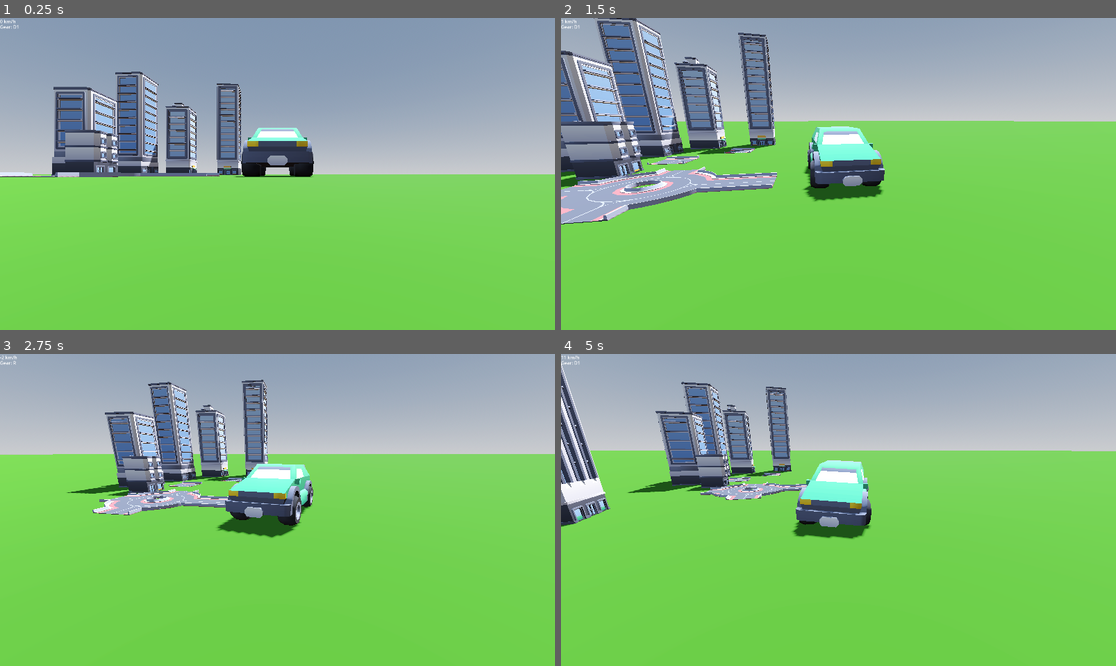
Above: before the commit, frames 1-4 (two rows, left to right).
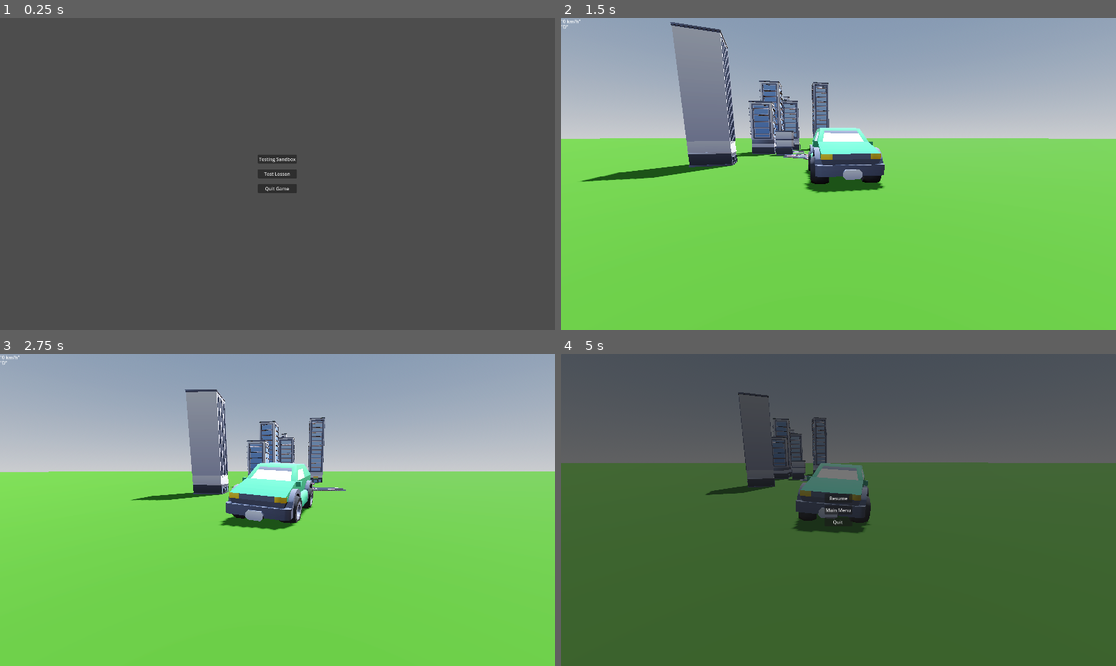
Above: after the commit, the same moments.

Repository: SaltyCookiez/DrivingSimEE
Game: Godot game, scene res://Main/Main.tscn
Same seed, same stepped clock (60 frames per second), same inputs: the game is played once before the commit and once after it. Before the commit the project starts from res://world.tscn.
Inputs (mouse positions are in pixels of both pictures, inside the frame that each line leads up to):
- Up to frame 1 (0.25 s): no input
- Up to frame 2 (1.5 s): click (838, 158) at 0.5 s, where only the run after the commit has a clickable "Testing Sandbox"; move the mouse to (866, 174) at 1.27 s; hold D (Right) from 1.28 s (still down); hold W (Gas) from 1.28 s (still down)
- Up to frame 3 (2.75 s): move the mouse to (249, 510) at 2.02 s; release D (Right) at 2.03 s; release W (Gas) at 2.03 s; hold S (Brake) from 2.03 s (still down); tap W (Gas) at 2.1 s
- Up to frame 4 (5 s): move the mouse to (849, 503) at 2.77 s; release S (Brake) at 2.78 s; hold W (Gas) 2.78-3.53 s; hold D (Right) 2.78-4.28 s; move the mouse to (832, 516) at 3.52 s; tap W (Gas) at 3.6 s; move the mouse to (877, 513) at 4.27 s; hold A (Left) from 4.28 s (still down); hold W (Gas) from 4.28 s (still down); tap Escape (Pause_game, bound only after the commit) at 4.9 s

The runs differ from the first frame. In frame 1, 99% of the frame differs, in the area x 0-100%, y 0-100%; in frame 2, 23%; in frame 3, 14%; in frame 4, 99%.

Commit message:
Big Update 28.10 - 06.11
Added a persistent Main node that handles Main Menu, Pause Menu, HUDs and Level loading. Made MainMenu work as the starting UI and moved all world loading into LevelContainer instead of changing the whole scene. Now levels like world.tscn load dynamically into the LevelContainer. Added two HUD systems one for MainMenu to select Sandbox, Test Lesson or Quit, and another HUD for in-game with a PauseMenu. The PauseMenu now supports Resume, Quit, and going back to MainMenu. Implemented ESC to toggle pause only when in-game. Fixed cursor behavior, now it is visible in menus and hidden when playing. PauseMenu works while game is paused using process_mode. Cleaned up scene structure so Main scene stays active all the time and worlds don’t replace it. This makes MainMenu, HUD and PauseMenu stay consistent between scene loads. Added scripts for MainMenu, PauseMenu, Main Node.

Diff:
--- a/driving-sim-ee/Car.gd
+++ b/driving-sim-ee/Car.gd
@@ -1,6 +1,6 @@
 extends VehicleBody3D
 
-@onready var hud = get_node("/root/World/HUD")
+var hud = null
 
 # Engine & Transmission
 var gear_ratios = [3.2, 1.9, 1.3, 1.0, 0.85, 0.7]
@@ -35,6 +35,12 @@
 # Helper for camera sync
 @onready var cam_arm = $CamArm
 
+func set_hud(h):
+	hud = h
+	if hud:
+		print("HUD Connected to Car")
+	else:
+		print("HUD still null")
 
 # Anti-roll system
 func _apply_anti_roll_bar():
@@ -62,8 +68,14 @@
 	if $wheel_back_right.is_in_contact():
 		apply_central_force($wheel_back_right.global_transform.basis.y * anti_roll_rear)
 
-
 func _physics_process(delta):
+
+	var speed = linear_velocity.length() * 3.6
+
+	if hud:
+		hud.update_speed(-speed if gear_mode == "R" else speed)
+		hud.update_gear(_get_display_gear())
+
 	# Camera follow
 	cam_arm.position = position
 
@@ -77,7 +89,6 @@
 		_cycle_gear_mode()
 
 	# Vehicle speed in km/h
-	var speed = linear_velocity.length() * 3.6
 	var steering_limit = clamp(1.0 - (speed / 120.0), 0.3, 1.0)
 
 	# Auto-switch to reverse or drive when stopped
@@ -136,19 +147,12 @@
 	# Engine drag
 	_apply_engine_drag(delta)
 
-	# HUD updates (negative speed when reversing)
-	if gear_mode == "R":
-		hud.update_speed(-speed)
-	else:
-		hud.update_speed(speed)
-	hud.update_gear(_get_display_gear())
-
 	# Anti-roll bar
 	_apply_anti_roll_bar()
 
 	# Debug info
-	if debug_enabled:
-		_print_debug(speed)
+	#if debug_enabled:
+		#_print_debug(speed)
 
 
 # Engine and Transmission
@@ -247,11 +251,11 @@
 
 
 # Debugging
-func _print_debug(speed):
-	print("-------------------------------")
-	print("Speed: ", snapped(speed, 0.1), " km/h")
-	print("Gear Mode: ", gear_mode)
-	print("Current Gear: ", current_gear)
-	print("RPM: ", int(current_rpm))
-	print("Torque: ", snapped(engine_torque, 0.1))
-	print("-------------------------------")
+#func _print_debug(speed):
+	#print("-------------------------------")
+	#print("Speed: ", snapped(speed, 0.1), " km/h")
+	#print("Gear Mode: ", gear_mode)
+	#print("Current Gear: ", current_gear)
+	#print("RPM: ", int(current_rpm))
+	#print("Torque: ", snapped(engine_torque, 0.1))
+	#print("-------------------------------")
--- /dev/null
+++ b/driving-sim-ee/Main/HUD.tscn
@@ -0,0 +1,23 @@
+[gd_scene load_steps=4 format=3 uid="uid://bol72dmwhr2by"]
+
+[ext_resource type="Script" uid="uid://dmlbmhlwygd3i" path="res://HUD.gd" id="1_g6jb3"]
+
+[sub_resource type="LabelSettings" id="LabelSettings_fj7yv"]
+
+[sub_resource type="LabelSettings" id="LabelSettings_tlwt5"]
+
+[node name="HUD" type="CanvasLayer"]
+script = ExtResource("1_g6jb3")
+
+[node name="SpeedLabel" type="Label" parent="."]
+offset_right = 40.0
+offset_bottom = 23.0
+text = "\"0 km/h\""
+label_settings = SubResource("LabelSettings_fj7yv")
+
+[node name="GearLabel" type="Label" parent="."]
+offset_top = 19.0
+offset_right = 40.0
+offset_bottom = 42.0
+text = "\"D\""
+label_settings = SubResource("LabelSettings_tlwt5")
--- /dev/null
+++ b/driving-sim-ee/Main/Main.tscn
@@ -0,0 +1,18 @@
+[gd_scene load_steps=5 format=3 uid="uid://bjjsmqg7gvoa7"]
+
+[ext_resource type="Script" uid="uid://cid70trw70ib5" path="res://Main/main.gd" id="1_amygn"]
+[ext_resource type="PackedScene" uid="uid://bol72dmwhr2by" path="res://Main/HUD.tscn" id="1_lxy7q"]
+[ext_resource type="PackedScene" uid="uid://cea3nbd1wcaxy" path="res://Main/main_menu.tscn" id="3_amygn"]
+[ext_resource type="PackedScene" uid="uid://vjksi81aj1ae" path="res://Main/pause_menu.tscn" id="3_ps1la"]
+
+[node name="Main" type="Node"]
+script = ExtResource("1_amygn")
+
+[node name="MainMenu" parent="." instance=ExtResource("3_amygn")]
+
+[node name="PauseMenu" parent="." instance=ExtResource("3_ps1la")]
+visible = false
+
+[node name="HUD" parent="." groups=["HUD"] instance=ExtResource("1_lxy7q")]
+
+[node name="LevelContainer" type="Node3D" parent="."]
--- /dev/null
+++ b/driving-sim-ee/Main/main.gd
@@ -0,0 +1,54 @@
+extends Node
+
+@onready var level_container = $LevelContainer
+@onready var hud = $HUD
+@onready var main_menu = $MainMenu
+@onready var pause_menu = $PauseMenu
+
+var current_level: Node = null
+
+func _ready():
+	print("Main scene loaded")
+	hud.visible = false
+	main_menu.visible = true
+	pause_menu.visible = false
+
+func _process(_delta):
+	if Input.is_action_just_pressed("Pause_game"):
+		_toggle_pause()
+
+func _toggle_pause():
+	if main_menu.visible:
+		return
+
+	if get_tree().paused:
+		get_tree().paused = false
+		pause_menu.hide_menu()
+		hud.visible = true
+		Input.set_mouse_mode(Input.MOUSE_MODE_CAPTURED)
+	else:
+		get_tree().paused = true
+		pause_menu.show_menu()
+		hud.visible = false
+		Input.set_mouse_mode(Input.MOUSE_MODE_VISIBLE)
+
+func load_level(path: String):
+	if current_level:
+		current_level.queue_free()
+
+	var new_scene = load(path).instantiate()
+	level_container.add_child(new_scene)
+
+	hud.visible = true
+	main_menu.visible = false
+	pause_menu.visible = false
+	get_tree().paused = false
+
+func _on_BtnSandbox_pressed():
+	load_level("res://Worlds/world.tscn")
+
+func _on_BtnTestLesson_pressed():
+	load_level("res://Worlds/test_lesson.tscn")
+
+func _on_BtnQuit_pressed():
+	get_tree().quit()
--- /dev/null
+++ b/driving-sim-ee/Main/main_menu.gd
@@ -0,0 +1,15 @@
+extends Control
+
+func _ready():
+	$CenterContainer/VBoxContainer/BtnSandbox.pressed.connect(_on_sandbox_pressed)
+	$CenterContainer/VBoxContainer/BtnTestLesson.pressed.connect(_on_test_lesson_pressed)
+	$CenterContainer/VBoxContainer/BtnQuit.pressed.connect(_on_quit_pressed)
+
+func _on_sandbox_pressed():
+	get_parent().load_level("res://Worlds/world.tscn")
+
+func _on_test_lesson_pressed():
+	get_tree().load_level("res://Worlds/test_lesson.tscn")
+
+func _on_quit_pressed():
+	get_tree().quit()
--- /dev/null
+++ b/driving-sim-ee/Main/main_menu.tscn
@@ -0,0 +1,37 @@
+[gd_scene load_steps=2 format=3 uid="uid://cea3nbd1wcaxy"]
+
+[ext_resource type="Script" uid="uid://de1cvbolnay0j" path="res://Main/main_menu.gd" id="1_fr8op"]
+
+[node name="MainMenu" type="Control"]
+layout_mode = 3
+anchors_preset = 15
+anchor_right = 1.0
+anchor_bottom = 1.0
+grow_horizontal = 2
+grow_vertical = 2
+script = ExtResource("1_fr8op")
+
+[node name="CenterContainer" type="CenterContainer" parent="."]
+layout_mode = 1
+anchors_preset = 15
+anchor_right = 1.0
+anchor_bottom = 1.0
+grow_horizontal = 2
+grow_vertical = 2
+
+[node name="VBoxContainer" type="VBoxContainer" parent="CenterContainer"]
+layout_mode = 2
+theme_override_constants/separation = 20
+alignment = 1
+
+[node name="BtnSandbox" type="Button" parent="CenterContainer/VBoxContainer"]
+layout_mode = 2
+text = "Testing Sandbox"
+
+[node name="BtnTestLesson" type="Button" parent="CenterContainer/VBoxContainer"]
+layout_mode = 2
+text = "Test Lesson"
+
+[node name="BtnQuit" type="Button" parent="CenterContainer/VBoxContainer"]
+layout_mode = 2
+text = "Quit Game"
--- /dev/null
+++ b/driving-sim-ee/Main/pause_menu.gd
@@ -0,0 +1,33 @@
+extends Control
+
+@onready var resume_button = $Panel/VBoxContainer/BtnResume
+@onready var main_menu_button = $Panel/VBoxContainer/BtnMainMenu
+@onready var quit_button = $Panel/VBoxContainer/BtnQuit
+
+func _ready():
+
+	process_mode = Node.PROCESS_MODE_WHEN_PAUSED
+
+	resume_button.pressed.connect(_on_resume_button_pressed)
+	main_menu_button.pressed.connect(_on_main_menu_button_pressed)
+	quit_button.pressed.connect(_on_quit_button_pressed)
+
+func show_menu():
+	self.visible = true
+
+func hide_menu():
+	self.visible = false
+
+func _on_resume_button_pressed():
+	get_tree().paused = false
+	hide_menu()
+	get_parent().get_node("HUD").visible = true
+	Input.set_mouse_mode(Input.MOUSE_MODE_CAPTURED)
+
+func _on_main_menu_button_pressed():
+	get_tree().paused = false
+	Input.set_mouse_mode(Input.MOUSE_MODE_VISIBLE)
+	get_tree().change_scene_to_file("res://Main/main_menu.tscn")
+
+func _on_quit_button_pressed():
+	get_tree().quit()
--- /dev/null
+++ b/driving-sim-ee/Main/pause_menu.tscn
@@ -0,0 +1,47 @@
+[gd_scene load_steps=2 format=3 uid="uid://vjksi81aj1ae"]
+
+[ext_resource type="Script" uid="uid://4hy12ef7stho" path="res://Main/pause_menu.gd" id="1_oyd0v"]
+
+[node name="PauseMenu" type="Control"]
+layout_mode = 3
+anchors_preset = 15
+anchor_right = 1.0
+anchor_bottom = 1.0
+grow_horizontal = 2
+grow_vertical = 2
+script = ExtResource("1_oyd0v")
+
+[node name="Panel" type="Panel" parent="."]
+layout_mode = 1
+anchors_preset = 15
+anchor_right = 1.0
+anchor_bottom = 1.0
+grow_horizontal = 2
+grow_vertical = 2
+
+[node name="VBoxContainer" type="VBoxContainer" parent="Panel"]
+layout_mode = 1
+anchors_preset = 8
+anchor_left = 0.5
+anchor_top = 0.5
+anchor_right = 0.5
+anchor_bottom = 0.5
+offset_left = -48.0
+offset_top = -56.5
+offset_right = 48.0
+offset_bottom = 56.5
+grow_horizontal = 2
+grow_vertical = 2
+theme_override_constants/separation = 10
+
+[node name="BtnResume" type="Button" parent="Panel/VBoxContainer"]
+layout_mode = 2
+text = "Resume"
+
+[node name="BtnMainMenu" type="Button" parent="Panel/VBoxContainer"]
+layout_mode = 2
+text = "Main Menu"
+
+[node name="BtnQuit" type="Button" parent="Panel/VBoxContainer"]
+layout_mode = 2
+text = "Quit "
--- /dev/null
+++ b/driving-sim-ee/Worlds/test_lesson.tscn
@@ -0,0 +1,9 @@
+[gd_scene load_steps=2 format=3 uid="uid://bqjn0q0785ek3"]
+
+[sub_resource type="StandardMaterial3D" id="StandardMaterial3D_ocbuq"]
+
+[node name="TestLesson" type="Node3D"]
+
+[node name="Ground" type="CSGBox3D" parent="."]
+size = Vector3(100, 1, 100)
+material = SubResource("StandardMaterial3D_ocbuq")
--- /dev/null
+++ b/driving-sim-ee/Worlds/world.tscn
@@ -0,0 +1,99 @@
+[gd_scene load_steps=19 format=3 uid="uid://b26f48rah4b5y"]
+
+[ext_resource type="PackedScene" uid="uid://ljmjfekwkjue" path="res://vehicle_body_3d.tscn" id="2_xa4cx"]
+[ext_resource type="PackedScene" uid="uid://b54c2mug3ij56" path="res://Scenes/Buildings/building_a.tscn" id="3_yn4g4"]
+[ext_resource type="PackedScene" uid="uid://bcwn1ho5ogve1" path="res://Scenes/Buildings/building_skyscraper_a.tscn" id="4_i53fm"]
+[ext_resource type="PackedScene" uid="uid://qhtnbpwe0de1" path="res://Scenes/Buildings/building_skyscraper_b.tscn" id="5_5es2h"]
+[ext_resource type="PackedScene" uid="uid://0hxv0ivpdhar" path="res://Scenes/Buildings/building_skyscraper_c.tscn" id="6_uy40c"]
+[ext_resource type="PackedScene" uid="uid://c4nvxrwqugnh5" path="res://Scenes/Buildings/building_skyscraper_d.tscn" id="7_7586k"]
+[ext_resource type="PackedScene" uid="uid://bdp7ogvs4dtkn" path="res://Scenes/Buildings/building_skyscraper_e.tscn" id="8_higm1"]
+[ext_resource type="PackedScene" uid="uid://bqq8jtsp2x4rd" path="res://Scenes/Roads/road_straight_barrier.tscn" id="9_7a8ml"]
+[ext_resource type="PackedScene" uid="uid://crf1ck44yata7" path="res://Scenes/Roads/road_straight.tscn" id="10_hqv4u"]
+[ext_resource type="PackedScene" uid="uid://dsltebha24nb3" path="res://Scenes/Roads/road_roundabout_barrier.tscn" id="11_ofjda"]
+[ext_resource type="PackedScene" uid="uid://dfc3thh3sbv0i" path="res://Scenes/Roads/road_roundabout.tscn" id="12_h604q"]
+[ext_resource type="PackedScene" uid="uid://dfdn727t1lgdv" path="res://Scenes/Roads/road_intersection_path.tscn" id="13_23qnr"]
+[ext_resource type="PackedScene" uid="uid://bkyh74rw7ewl" path="res://Scenes/Roads/road_intersection_line.tscn" id="14_5pjig"]
+[ext_resource type="PackedScene" uid="uid://cu7ga72t4qo1n" path="res://Scenes/Roads/road_intersection_barrier.tscn" id="15_05mhv"]
+
+[sub_resource type="ProceduralSkyMaterial" id="ProceduralSkyMaterial_gv5m4"]
+sky_horizon_color = Color(0.66224277, 0.6717428, 0.6867428, 1)
+ground_horizon_color = Color(0.66224277, 0.6717428, 0.6867428, 1)
+
+[sub_resource type="Sky" id="Sky_f3sb7"]
+sky_material = SubResource("ProceduralSkyMaterial_gv5m4")
+
+[sub_resource type="Environment" id="Environment_fj7yv"]
+background_mode = 2
+sky = SubResource("Sky_f3sb7")
+tonemap_mode = 2
+ssr_enabled = true
+ssao_enabled = true
+ssil_enabled = true
+sdfgi_enabled = true
+glow_enabled = true
+
+[sub_resource type="StandardMaterial3D" id="StandardMaterial3D_tlwt5"]
+albedo_color = Color(0.20554963, 0.43506294, 0.08396856, 1)
+
+[node name="World" type="Node3D"]
+
+[node name="WorldEnvironment" type="WorldEnvironment" parent="."]
+environment = SubResource("Environment_fj7yv")
+
+[node name="DirectionalLight3D" type="DirectionalLight3D" parent="."]
+transform = Transform3D(-0.8660254, -0.43301278, 0.25, 0, 0.49999997, 0.86602545, -0.50000006, 0.75, -0.43301266, 0, 0, 0)
+shadow_enabled = true
+
+[node name="CSGBox3D" type="CSGBox3D" parent="."]
+use_collision = true
+size = Vector3(1000, 1, 1000)
+material = SubResource("StandardMaterial3D_tlwt5")
+
+[node name="CarRoot" parent="." instance=ExtResource("2_xa4cx")]
+transform = Transform3D(1, 0, 0, 0, 1, 0, 0, 0, 1, -43.80592, 0.5, 45.340374)
+
+[node name="Environment" type="Node3D" parent="."]
+
+[node name="building-a" parent="Environment" instance=ExtResource("3_yn4g4")]
+transform = Transform3D(-0.0012217002, 0, -0.9999992, 0, 1, 0, 0.9999992, 0, -0.0012217002, -45.49887, 0.50000024, 38.61487)
+
+[node name="building-skyscraper-a" parent="Environment" instance=ExtResource("4_i53fm")]
+transform = Transform3D(0.0041363877, 0, -0.9999914, 0, 1, 0, 0.9999914, 0, 0.0041363877, -46.766045, 0.50000024, 37.48198)
+
+[node name="building-skyscraper-b" parent="Environment" instance=ExtResource("5_5es2h")]
+transform = Transform3D(-0.04980855, 0, -0.9987588, 0, 1, 0, 0.9987588, 0, -0.04980855, -46.495792, 0.50000024, 35.277103)
+
+[node name="building-skyscraper-c" parent="Environment" instance=ExtResource("6_uy40c")]
+transform = Transform3D(0.02546162, 0, -0.9996758, 0, 1, 0, 0.9996758, 0, 0.02546162, -45.35256, 0.50000024, 33.212635)
+
+[node name="building-skyscraper-d" parent="Environment" instance=ExtResource("7_7586k")]
+transform = Transform3D(-0.99893385, 0, -0.04616494, 0, 1, 0, 0.04616494, 0, -0.99893385, -42.93521, 0.50000024, 32.395866)
+
+[node name="building-skyscraper-e" parent="Environment" instance=ExtResource("8_higm1")]
+transform = Transform3D(0.1548483, 0, -0.9879383, 0, 1, 0, 0.9879383, 0, 0.1548483, -47.648575, 0.5, 42.426277)
+
+[node name="Roads" type="Node3D" parent="."]
+
+[node name="road-straight-barrier" parent="Roads" instance=ExtResource("9_7a8ml")]
+transform = Transform3D(1, 0, 0, 0, 1, 0, 0, 0, 1, -42, 0.5, 40)
+
+[node name="road-straight" parent="Roads" instance=ExtResource("10_hqv4u")]
+transform = Transform3D(1, 0, 0, 0, 1, 0, 0, 0, 1, -42, 0.5, 40)
+
+[node name="road-roundabout-barrier" parent="Roads" instance=ExtResource("11_ofjda")]
+transform = Transform3D(1, 0, 0, 0, 1, 0, 0, 0, 1, -44, 0.5, 40)
+
+[node name="road-roundabout" parent="Roads" instance=ExtResource("12_h604q")]
+transform = Transform3D(1, 0, 0, 0, 1, 0, 0, 0, 1, -44, 0.5, 40)
+
+[node name="road-intersection-path" parent="Roads" instance=ExtResource("13_23qnr")]
+transform = Transform3D(1, 0, 0, 0, 1, 0, 0, 0, 1, -43.5, 0.5, 35)
+
+[node name="road-intersection-line" parent="Roads" instance=ExtResource("14_5pjig")]
+transform = Transform3D(1, 0, 0, 0, 1, 0, 0, 0, 1, -45, 0.5, 37)
+
+[node name="road-intersection-barrier" parent="Roads" instance=ExtResource("15_05mhv")]
+transform = Transform3D(1, 0, 0, 0, 1, 0, 0, 0, 1, -43.5, 0.5, 35)
+
+[node name="road-intersection-barrier2" parent="Roads" instance=ExtResource("15_05mhv")]
+transform = Transform3D(1, 0, 0, 0, 1, 0, 0, 0, 1, -45, 0.5, 37)
--- /dev/null
+++ b/driving-sim-ee/main_menu.tscn
@@ -0,0 +1,7 @@
+[gd_scene format=3 uid="uid://xys24lmpwlnk"]
+
+[node name="MainMenu" type="Control"]
+layout_mode = 3
+anchors_preset = 0
+offset_right = 40.0
+offset_bottom = 40.0
--- a/driving-sim-ee/project.godot
+++ b/driving-sim-ee/project.godot
@@ -11,7 +11,7 @@
 [application]
 
 config/name="DrivingSimEE"
-run/main_scene="uid://b26f48rah4b5y"
+run/main_scene="uid://bjjsmqg7gvoa7"
 config/features=PackedStringArray("4.5", "Forward Plus")
 config/icon="res://icon.svg"
 
@@ -23,6 +23,11 @@
 
 [input]
 
+ui_cancel={
+"deadzone": 0.5,
+"events": [Object(InputEventKey,"resource_local_to_scene":false,"resource_name":"","device":-1,"window_id":0,"alt_pressed":false,"shift_pressed":false,"ctrl_pressed":false,"meta_pressed":false,"pressed":false,"keycode":4194305,"physical_keycode":0,"key_label":0,"unicode":0,"location":0,"echo":false,"script":null)
+]
+}
 Gas={
 "deadzone": 0.2,
 "events": [Object(InputEventKey,"resource_local_to_scene":false,"resource_name":"","device":-1,"window_id":0,"alt_press …(191 unchanged characters)…
@@ -43,3 +48,8 @@
 "events": [Object(InputEventKey,"resource_local_to_scene":false,"resource_name":"","device":-1,"window_id":0,"alt_press …(191 unchanged characters)…
 ]
 }
+Pause_game={
+"deadzone": 0.2,
+"events": [Object(InputEventKey,"resource_local_to_scene":false,"resource_name":"","device":0,"window_id":0,"alt_pressed":false,"shift_pressed":false,"ctrl_pressed":false,"meta_pressed":false,"pressed":false,"keycode":0,"physical_keycode":4194305,"key_label":0,"unicode":0,"location":0,"echo":false,"script":null)
+]
+}
--- a/driving-sim-ee/vehicle_body_3d.tscn
+++ b/driving-sim-ee/vehicle_body_3d.tscn
@@ -198,7 +198,7 @@
 [sub_resource type="BoxShape3D" id="BoxShape3D_x31a8"]
 size = Vector3(1.0967407, 0.53505325, 1.094986)
 
-[node name="VehicleBody3D" type="VehicleBody3D"]
+[node name="CarRoot" type="VehicleBody3D"]
 mass = 800.0
 script = ExtResource("1_3wmsh")
 
@@ -293,10 +293,11 @@
 debug_fill = false
 
 [node name="CamArm" type="SpringArm3D" parent="."]
-transform = Transform3D(1, 0, 0, 0, 1, 0, 0, 0, 1, 0, 0.5, 0)
+transform = Transform3D(1, 0, 0, 0, 1, 0, 0, 0, 1, 0, 0.99999654, 0)
 collision_mask = 0
 spring_length = 5.0
 script = ExtResource("3_d41w2")
 
 [node name="Camera3D" type="Camera3D" parent="CamArm"]
 transform = Transform3D(1, 0, 0, 0, 1, 0, 0, 0, 1, 0, 0.5, 0)
+current = true
--- a/driving-sim-ee/world.tscn
+++ /dev/null
@@ -1,118 +0,0 @@
-[gd_scene load_steps=22 format=3 uid="uid://b26f48rah4b5y"]
-
-[ext_resource type="PackedScene" uid="uid://ljmjfekwkjue" path="res://vehicle_body_3d.tscn" id="1_f3sb7"]
-[ext_resource type="Script" uid="uid://dmlbmhlwygd3i" path="res://HUD.gd" id="2_fj7yv"]
-[ext_resource type="PackedScene" uid="uid://bqq8jtsp2x4rd" path="res://Scenes/Roads/road_straight_barrier.tscn" id="3_dwbse"]
-[ext_resource type="PackedScene" uid="uid://crf1ck44yata7" path="res://Scenes/Roads/road_straight.tscn" id="4_pkg7o"]
-[ext_resource type="PackedScene" uid="uid://dsltebha24nb3" path="res://Scenes/Roads/road_roundabout_barrier.tscn" id="5_gbfbk"]
-[ext_resource type="PackedScene" uid="uid://dfc3thh3sbv0i" path="res://Scenes/Roads/road_roundabout.tscn" id="6_ioo17"]
-[ext_resource type="PackedScene" uid="uid://dfdn727t1lgdv" path="res://Scenes/Roads/road_intersection_path.tscn" id="7_hiqwa"]
-[ext_resource type="PackedScene" uid="uid://bkyh74rw7ewl" path="res://Scenes/Roads/road_intersection_line.tscn" id="8_2u3nc"]
-[ext_resource type="PackedScene" uid="uid://cu7ga72t4qo1n" path="res://Scenes/Roads/road_intersection_barrier.tscn" id="9_udxuc"]
-[ext_resource type="PackedScene" uid="uid://b54c2mug3ij56" path="res://Scenes/Buildings/building_a.tscn" id="10_ikiii"]
-[ext_resource type="PackedScene" uid="uid://bcwn1ho5ogve1" path="res://Scenes/Buildings/building_skyscraper_a.tscn" id="11_cbp6q"]
-[ext_resource type="PackedScene" uid="uid://qhtnbpwe0de1" path="res://Scenes/Buildings/building_skyscraper_b.tscn" id="12_26xuy"]
-[ext_resource type="PackedScene" uid="uid://0hxv0ivpdhar" path="res://Scenes/Buildings/building_skyscraper_c.tscn" id="13_bc84e"]
-[ext_resource type="PackedScene" uid="uid://c4nvxrwqugnh5" path="res://Scenes/Buildings/building_skyscraper_d.tscn" id="14_wukud"]
-[ext_resource type="PackedScene" uid="uid://bdp7ogvs4dtkn" path="res://Scenes/Buildings/building_skyscraper_e.tscn" id="15_il2jm"]
-
-[sub_resource type="ProceduralSkyMaterial" id="ProceduralSkyMaterial_gv5m4"]
-sky_horizon_color = Color(0.66224277, 0.6717428, 0.6867428, 1)
-ground_horizon_color = Color(0.66224277, 0.6717428, 0.6867428, 1)
-
-[sub_resource type="Sky" id="Sky_f3sb7"]
-sky_material = SubResource("ProceduralSkyMaterial_gv5m4")
-
-[sub_resource type="Environment" id="Environment_fj7yv"]
-background_mode = 2
-sky = SubResource("Sky_f3sb7")
-tonemap_mode = 2
-ssr_enabled = true
-ssao_enabled = true
-ssil_enabled = true
-sdfgi_enabled = true
-glow_enabled = true
-
-[sub_resource type="StandardMaterial3D" id="StandardMaterial3D_tlwt5"]
-albedo_color = Color(0.20554963, 0.43506294, 0.08396856, 1)
-
-[sub_resource type="LabelSettings" id="LabelSettings_fj7yv"]
-
-[sub_resource type="LabelSettings" id="LabelSettings_tlwt5"]
-
-[node name="World" type="Node3D"]
-
-[node name="WorldEnvironment" type="WorldEnvironment" parent="."]
-environment = SubResource("Environment_fj7yv")
-
-[node name="DirectionalLight3D" type="DirectionalLight3D" parent="."]
-transform = Transform3D(-0.8660254, -0.43301278, 0.25, 0, 0.49999997, 0.86602545, -0.50000006, 0.75, -0.43301266, 0, 0, 0)
-shadow_enabled = true
-
-[node name="CSGBox3D" type="CSGBox3D" parent="."]
-use_collision = true
-size = Vector3(1000, 1, 1000)
-material = SubResource("StandardMaterial3D_tlwt5")
-
-[node name="VehicleBody3D" parent="." instance=ExtResource("1_f3sb7")]
-transform = Transform3D(1, 0, 0, 0, 1, 0, 0, 0, 1, -40.016567, 0.5850236, 39.716145)
-center_of_mass_mode = 1
-center_of_mass = Vector3(0, -0.8, 0)
-
-[node name="HUD" type="CanvasLayer" parent="."]
-script = ExtResource("2_fj7yv")
-
-[node name="SpeedLabel" type="Label" parent="HUD"]
-offset_right = 40.0
-offset_bottom = 23.0
-text = "\"0 km/h\""
-label_settings = SubResource("LabelSettings_fj7yv")
-
-[node name="GearLabel" type="Label" parent="HUD"]
-offset_top = 19.0
-offset_right = 40.0
-offset_bottom = 42.0
-text = "\"D\""
-label_settings = SubResource("LabelSettings_tlwt5")
-
-[node name="road-straight-barrier" parent="." instance=ExtResource("3_dwbse")]
-transform = Transform3D(1, 0, 0, 0, 1, 0, 0, 0, 1, -42, 0.5, 40)
-
-[node name="road-straight" parent="." instance=ExtResource("4_pkg7o")]
-transform = Transform3D(1, 0, 0, 0, 1, 0, 0, 0, 1, -42, 0.5, 40)
-
-[node name="road-roundabout-barrier" parent="." instance=ExtResource("5_gbfbk")]
-transform = Transform3D(1, 0, 0, 0, 1, 0, 0, 0, 1, -44, 0.5, 40)
-
-[node name="road-roundabout" parent="." instance=ExtResource("6_ioo17")]
-transform = Transform3D(1, 0, 0, 0, 1, 0, 0, 0, 1, -44, 0.5, 40)
-
-[node name="road-intersection-path" parent="." instance=ExtResource("7_hiqwa")]
-transform = Transform3D(1, 0, 0, 0, 1, 0, 0, 0, 1, -43.5, 0.5, 35)
-
-[node name="road-intersection-line" parent="." instance=ExtResource("8_2u3nc")]
-transform = Transform3D(1, 0, 0, 0, 1, 0, 0, 0, 1, -45, 0.5, 37)
-
-[node name="road-intersection-barrier" parent="." instance=ExtResource("9_udxuc")]
-transform = Transform3D(1, 0, 0, 0, 1, 0, 0, 0, 1, -43.5, 0.5, 35)
-
-[node name="road-intersection-barrier2" parent="." instance=ExtResource("9_udxuc")]
-transform = Transform3D(1, 0, 0, 0, 1, 0, 0, 0, 1, -45, 0.5, 37)
-
-[node name="building-a" parent="." instance=ExtResource("10_ikiii")]
-transform = Transform3D(-0.0012217002, 0, -0.9999992, 0, 1, 0, 0.9999992, 0, -0.0012217002, -45.49887, 0.50000024, 38.61487)
-
-[node name="building-skyscraper-a" parent="." instance=ExtResource("11_cbp6q")]
-transform = Transform3D(0.0041363877, 0, -0.9999914, 0, 1, 0, 0.9999914, 0, 0.0041363877, -46.766045, 0.50000024, 37.48198)
-
-[node name="building-skyscraper-b" parent="." instance=ExtResource("12_26xuy")]
-transform = Transform3D(-0.04980855, 0, -0.9987588, 0, 1, 0, 0.9987588, 0, -0.04980855, -46.495792, 0.50000024, 35.277103)
-
-[node name="building-skyscraper-c" parent="." instance=ExtResource("13_bc84e")]
-transform = Transform3D(0.02546162, 0, -0.9996758, 0, 1, 0, 0.9996758, 0, 0.02546162, -45.35256, 0.50000024, 33.212635)
-
-[node name="building-skyscraper-d" parent="." instance=ExtResource("14_wukud")]
-transform = Transform3D(-0.99893385, 0, -0.04616494, 0, 1, 0, 0.04616494, 0, -0.99893385, -42.93521, 0.50000024, 32.395866)
-
-[node name="building-skyscraper-e" parent="." instance=ExtResource("15_il2jm")]
-transform = Transform3D(0.1548483, 0, -0.9879383, 0, 1, 0, 0.9879383, 0, 0.1548483, -47.648575, 0.5, 42.426277)
Not shown, added: driving-sim-ee/Main/main.gd.uid
Not shown, added: driving-sim-ee/Main/main_menu.gd.uid
Not shown, added: driving-sim-ee/Main/pause_menu.gd.uid
